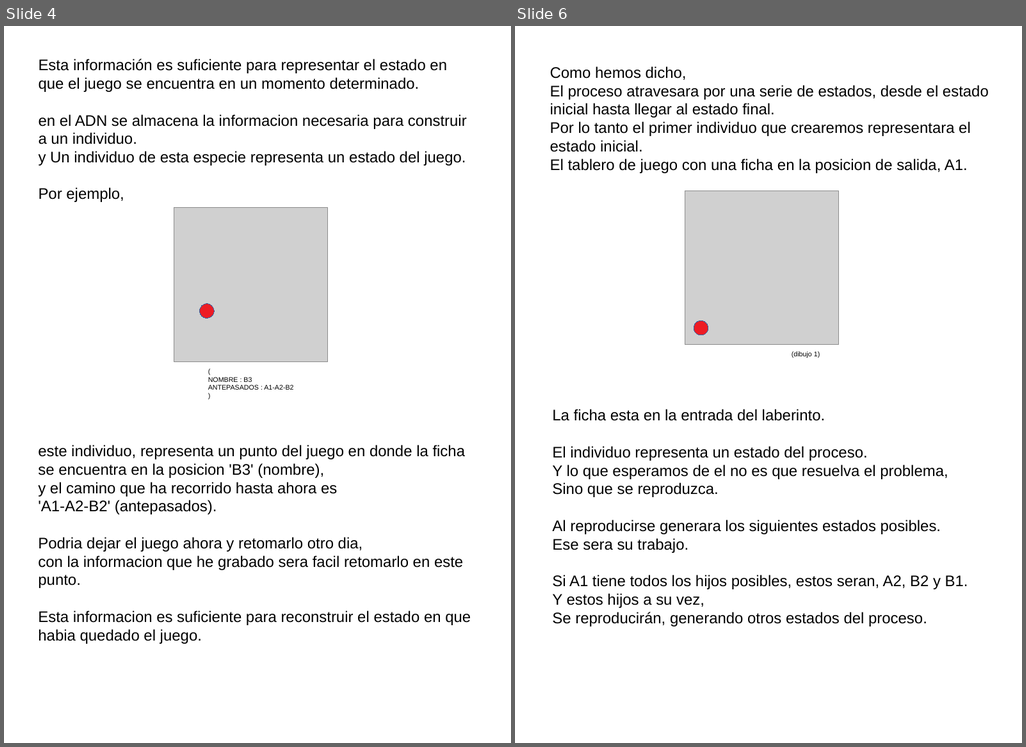
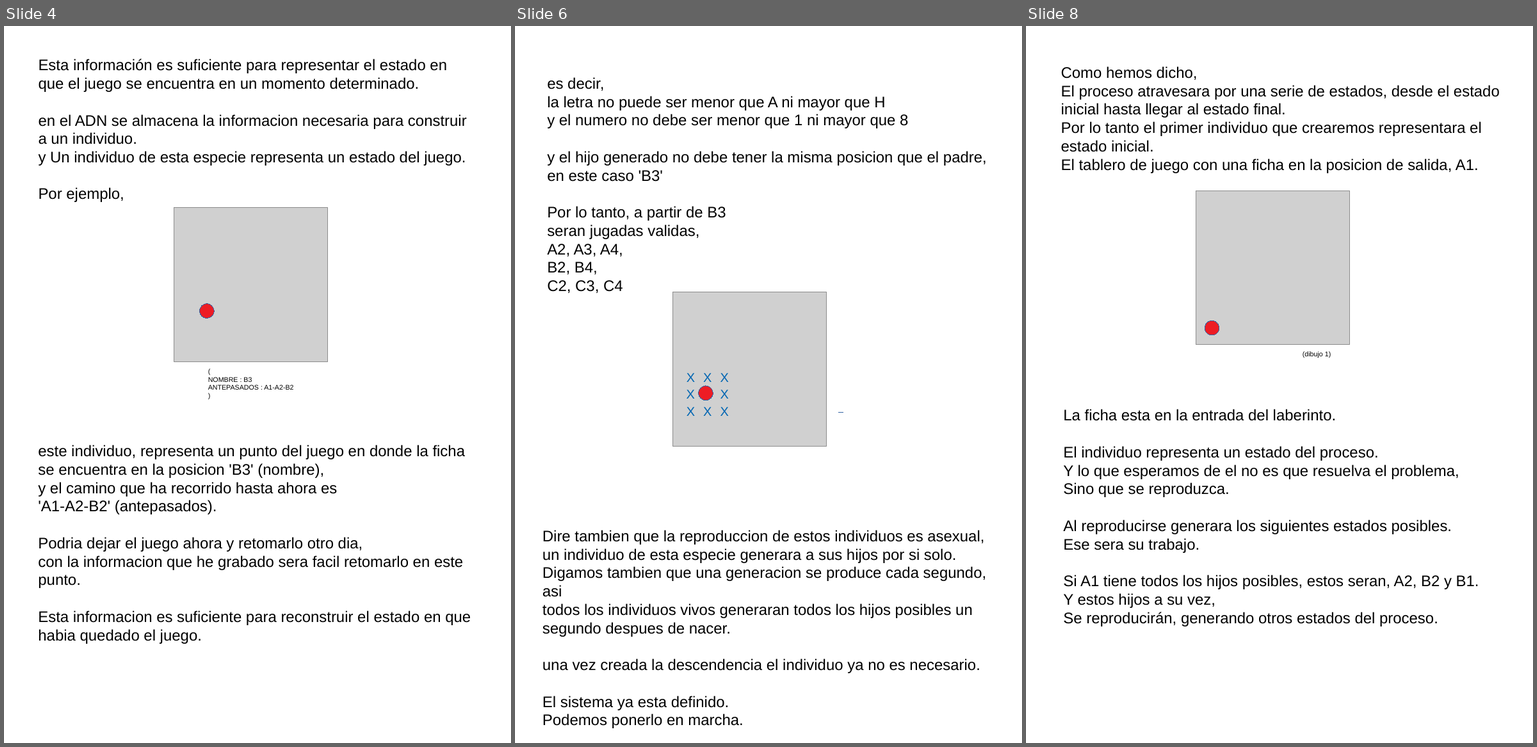
Before and after one commit to fabhrius/La-Cosa, a slide deck: capitulos/Resolver un problema simple/Resolviendo un problema simple.odp. Shown side by side, each under a label of ours: slides 4 and 6 before the commit, slides 4, 6 and 8 after it; the slides between them are not shown. The pictures are 1026x747 and 1537x747 pixels, drawn with LibreOffice and Linux fonts; fonts in the diff are those of the drawing; grey boxes stand for pictures. Boxes give left, top, right and bottom in pixels: in the first picture for what was removed or moved away, otherwise in the second. Text is boxed around its words. In the diff, an @@ line names an element or a change of style, - is before the commit and + after.

```diff
--- a/capitulos/Resolver un problema simple/Resolviendo un problema simple.odp
+++ b/capitulos/Resolver un problema simple/Resolviendo un problema simple.odp
@@ slide 6 added at bbox=[515, 26, 1022, 743], background #FFFFFF @@
@@ text added at bbox=[547, 77, 987, 293], 18 pt, text #000000 @@
+es decir,
+la letra no puede ser menor que A ni mayor que H
+y el numero no debe ser menor que 1 ni mayor que 8
+y el hijo generado no debe tener la misma posicion que el padre,
+en este caso 'B3'
+Por lo tanto, a partir de B3
+seran jugadas validas,
+A2, A3, A4,
+B2, B4,
+C2, C3, C4
@@ picture added at bbox=[672, 292, 827, 446] @@
@@ text added at bbox=[687, 390, 695, 398], 15 pt, text #0066B3 @@
+X
@@ text added at bbox=[687, 373, 695, 382], 15 pt, text #0066B3 @@
+X
@@ ellipse added at bbox=[698, 386, 713, 400], fill #ED1C24, outline #3465A4 0 pt @@
@@ text added at bbox=[703, 373, 711, 382], 15 pt, text #0066B3 @@
+X
@@ text added at bbox=[720, 373, 729, 382], 15 pt, text #0066B3 @@
+X
@@ text added at bbox=[720, 390, 729, 398], 15 pt, text #0066B3 @@
+X
@@ text added at bbox=[687, 407, 695, 416], 15 pt, text #0066B3 @@
+X
@@ text added at bbox=[703, 407, 711, 416], 15 pt, text #0066B3 @@
+X
@@ text added at bbox=[720, 407, 729, 416], 15 pt, text #0066B3 @@
+X
@@ right arrow added at bbox=[839, 412, 843, 412], fill #729FCF, outline #3465A4 0 pt @@
@@ text added at bbox=[543, 530, 987, 726], 18 pt, text #000000 @@
+Dire tambien que la reproduccion de estos individuos es asexual, un individuo de esta especie generara a sus hijos por si solo.
+Digamos tambien que una generacion se produce cada segundo,
+asi
+todos los individuos vivos generaran todos los hijos posibles un segundo despues de nacer.
+una vez creada la descendencia el individuo ya no es necesario.
+El sistema ya esta definido.
+Podemos ponerlo en marcha.
@@ what was slide 6 is now slide 8 @@
```
Also in this commit, not shown: 6 slides changed, 2 slides removed, 2 other files.
